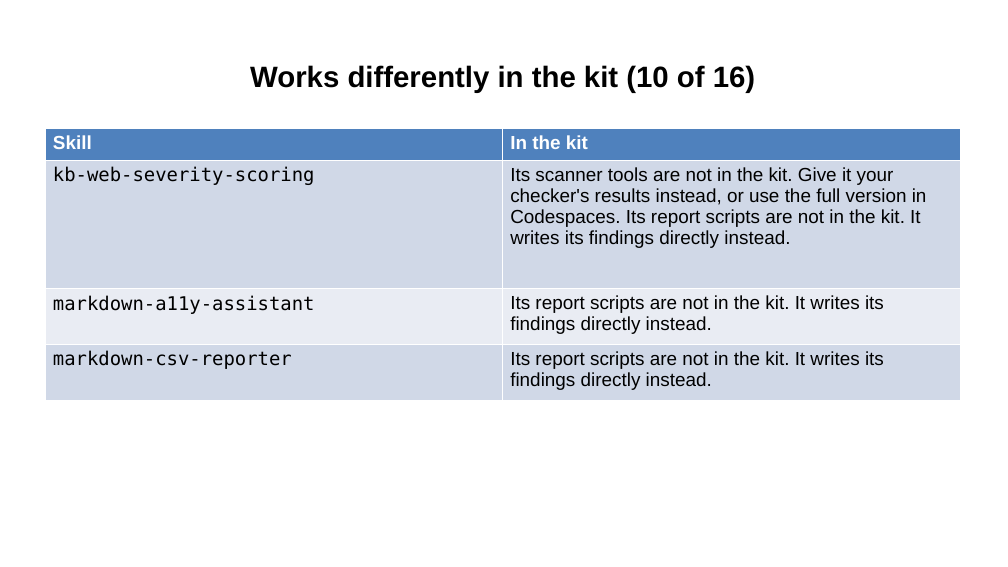
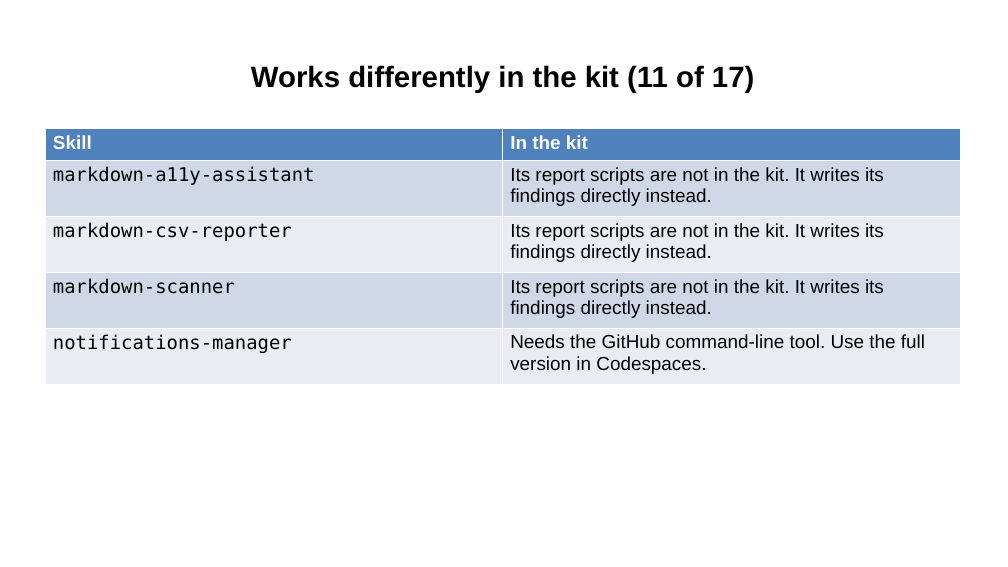
Before and after one commit to Community-Access/glow, a slide deck: slide 27 of docs/ahg-2026/kit/accessibility-agents-in-the-kit.pptx (slide 26 before the commit). Drawn at 1008x567 pixels with LibreOffice and Linux fonts; fonts in the diff are those of the drawing. Boxes give left, top, right and bottom in pixels: in the first picture for what was removed or moved away, otherwise in the second. Text is boxed around its words. In the diff, an @@ line names an element or a change of style, - is before the commit and + after.

```diff
--- a/docs/ahg-2026/kit/accessibility-agents-in-the-kit.pptx
+++ b/docs/ahg-2026/kit/accessibility-agents-in-the-kit.pptx
@@ title at [251, 65, 754, 93]: text changed @@
-Works differently in the kit (10 of 16)
+Works differently in the kit (11 of 17)
@@ table at [45, 129, 960, 384] @@
-row 2: kb-web-severity-scoring | Its scanner tools are not in the kit. Give it your checker's results instead, or use the full version in Codespaces. Its report scripts are not in the kit. It writes its findings directly instead.
+row 4: markdown-scanner | Its report scripts are not in the kit. It writes its findings directly instead.
+row 5: notifications-manager | Needs the GitHub command-line tool. Use the full version in Codespaces.
```
Also in this commit, not shown: 16 other slides changed, 1 slide added, 47 other files.
